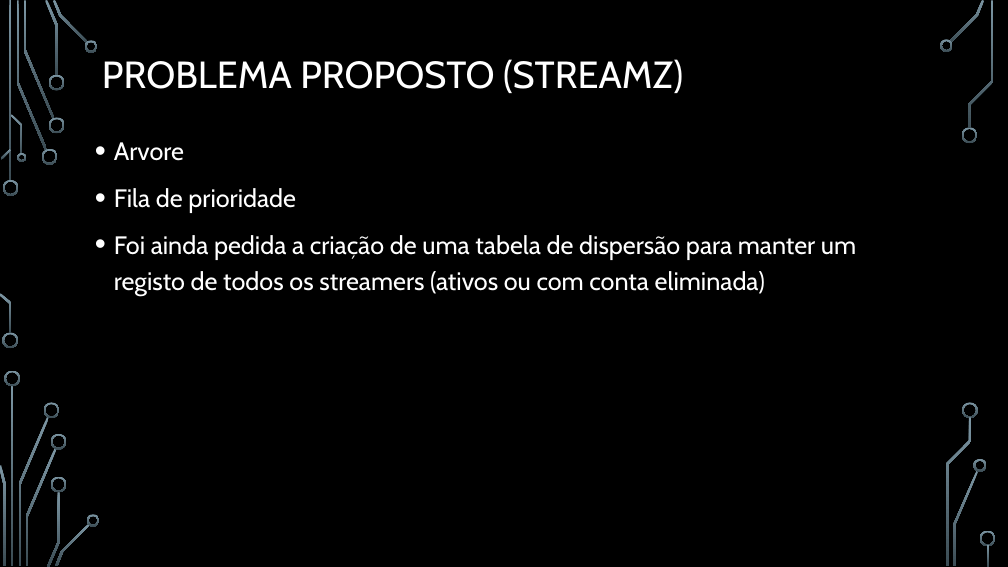
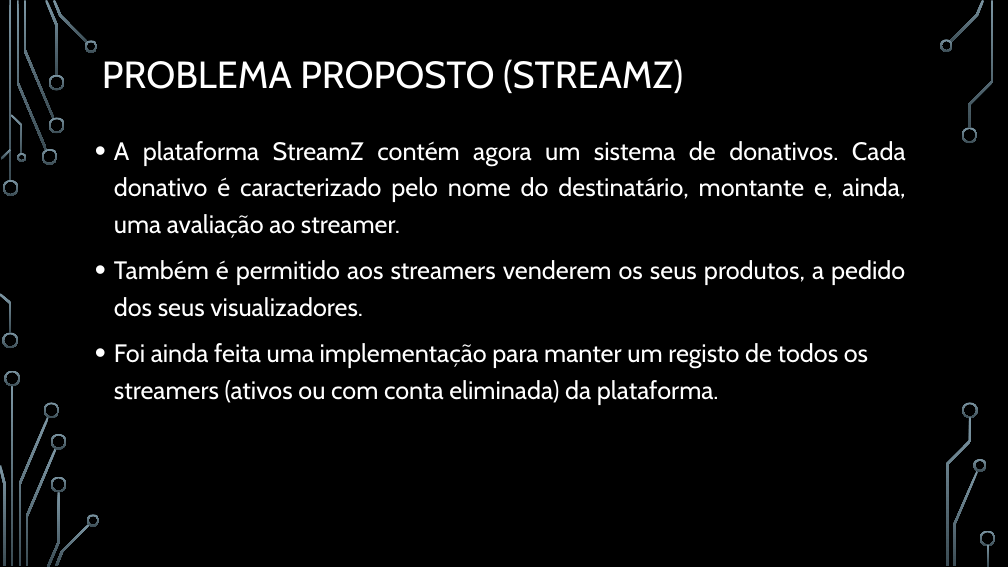
Before and after one commit to BrunoRosendo/StreamZ-AEDA-proj-, a slide deck: slide 2 of Parte 2.pptx. Drawn at 1008x567 pixels with LibreOffice and Linux fonts; fonts in the diff are those of the drawing; background and template pictures are left out. Boxes give left, top, right and bottom in pixels: in the first picture for what was removed or moved away, otherwise in the second. Text is boxed around its words. In the diff, an @@ line names an element or a change of style, - is before the commit and + after.

```diff
--- a/Parte 2.pptx
+++ b/Parte 2.pptx
@@ text at bbox=[114, 141, 906, 405]: text changed @@
-• Arvore
-• Fila de prioridade
-• Foi ainda pedida a criação de uma tabela de dispersão para manter um registo de todos os streamers (ativos ou com conta eliminada)
+• A plataforma StreamZ contém agora um sistema de donativos. Cada donativo é caracterizado pelo nome do destinatário, montante e, ainda, uma avaliação ao streamer.
+• Também é permitido aos streamers venderem os seus produtos, a pedido dos seus visualizadores.
+• Foi ainda feita uma implementação para manter um registo de todos os streamers (ativos ou com conta eliminada) da plataforma.
```
Also in this commit, not shown: 2 other slides changed.
